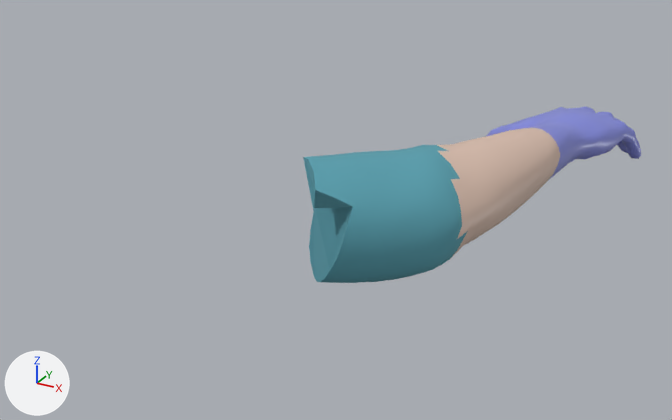
Before and after pictures for a commit that changed the glTF model assets/models/main_plate.glb.
Camera for both pictures: a camera (50 mm lens) standing at (0.239, -0.966, 0.335) and looking at (-0.154, -0.252, -0.022). The lights are fixed; the arrows at lower left show +X, +Y and +Z. The older version comes first. Vertices at exactly the same position are counted once.

In view in the first picture: 'main_plate'.
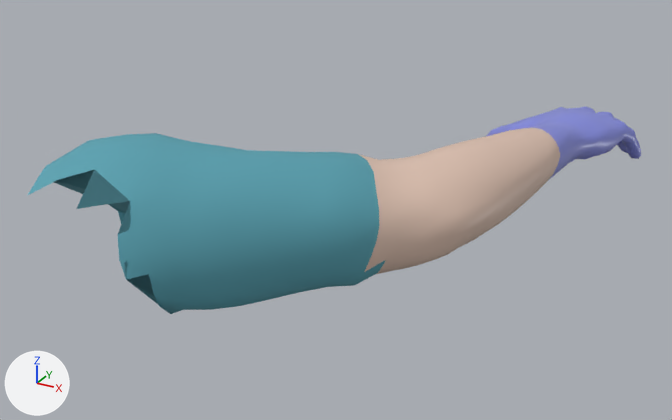
Location of each change, (x1, y1, x2, y2) in pixels of the pictures (672 x 420 px):
'main_plate', reshaped (81% wider, 18% taller)
    before: (303, 107, 641, 283)
    after: (28, 107, 641, 314)
part 1 of me_main_plate_001, built on
    before: (303, 145, 469, 283)
    after: (28, 133, 469, 314)
part 2 of me_main_plate_001, recoloured
    before: (359, 145, 468, 282)
    after: (360, 149, 467, 274)

What changed in the scene script:
```text
Change mat_peau_medecin:
    where n0 = _N.new('ShaderNodeBsdfPrincipled'); n0.name = 'Principled BSDF'
    add n0.inputs[0].default_value = (0.75, 0.55, 0.45, 1.0)  # 'Base Color', beige #e1c4b3
    remove n2 = _N.new('ShaderNodeMix'); n2.name = 'Mix'
    remove n2.data_type = 'RGBA'
    remove n2.blend_type = 'MULTIPLY'
    remove n2.inputs[0].default_value = 1.0  # 'Factor'
    remove n2.inputs[7].default_value = (0.75, 0.55, 0.45, 1.0)  # 'B', beige #e1c4b3
    remove n3 = _N.new('ShaderNodeVertexColor'); n3.name = 'Color Attribute'
    remove _L.new(n2.outputs[2], n0.inputs[0])  # 'Result' to 'Base Color'
    remove _L.new(n3.outputs[0], n2.inputs[6])  # 'Color' to 'A'
Change mat_tunique:
    where n0 = _N.new('ShaderNodeBsdfPrincipled'); n0.name = 'Principled BSDF'
    add n0.inputs[0].default_value = (0.1, 0.36, 0.44, 1.0)  # 'Base Color', cyan #59a2b1
    remove n2 = _N.new('ShaderNodeMix'); n2.name = 'Mix'
    remove n2.data_type = 'RGBA'
    remove n2.blend_type = 'MULTIPLY'
    remove n2.inputs[0].default_value = 1.0  # 'Factor'
    remove n2.inputs[7].default_value = (0.1, 0.36, 0.44, 1.0)  # 'B', cyan #59a2b1
    remove n3 = _N.new('ShaderNodeVertexColor'); n3.name = 'Color Attribute'
    remove _L.new(n2.outputs[2], n0.inputs[0])  # 'Result' to 'Base Color'
    remove _L.new(n3.outputs[0], n2.inputs[6])  # 'Color' to 'A'
Change me_main_plate_001:
    used by ob_main_plate; location = (0.0, 0.0, 0.0)
    remove me_main_plate_001.from_pydata(...)  # 1954 vertices, 3904 faces; spans x -0.129..0.062, y -0.424..0.133, z -0.048..0.083
    add me_main_plate_001.from_pydata(...)  # 2122 vertices, 4236 faces; spans x -0.283..0.062, y -0.537..0.133, z -0.048..0.107
    me_main_plate_001 part 1: 132 vertices moved from x -0.127..0.007, y -0.413..-0.258, z -0.019..0.08 to x -0.126..0.004, y -0.411..-0.258, z -0.018..0.082; 18 vertices removed from x -0.129..-0.055, y -0.424..-0.334, z -0.012..0.083; 186 vertices added at x -0.283..-0.05, y -0.537..-0.328, z -0.019..0.107
    me_main_plate_001 part 2: 206 faces spanning x -0.111..0.007, y -0.403..-0.256, z -0.014..0.076 switch from mat_tunique to mat_peau_medecin (beige #e1c4b3)
```
